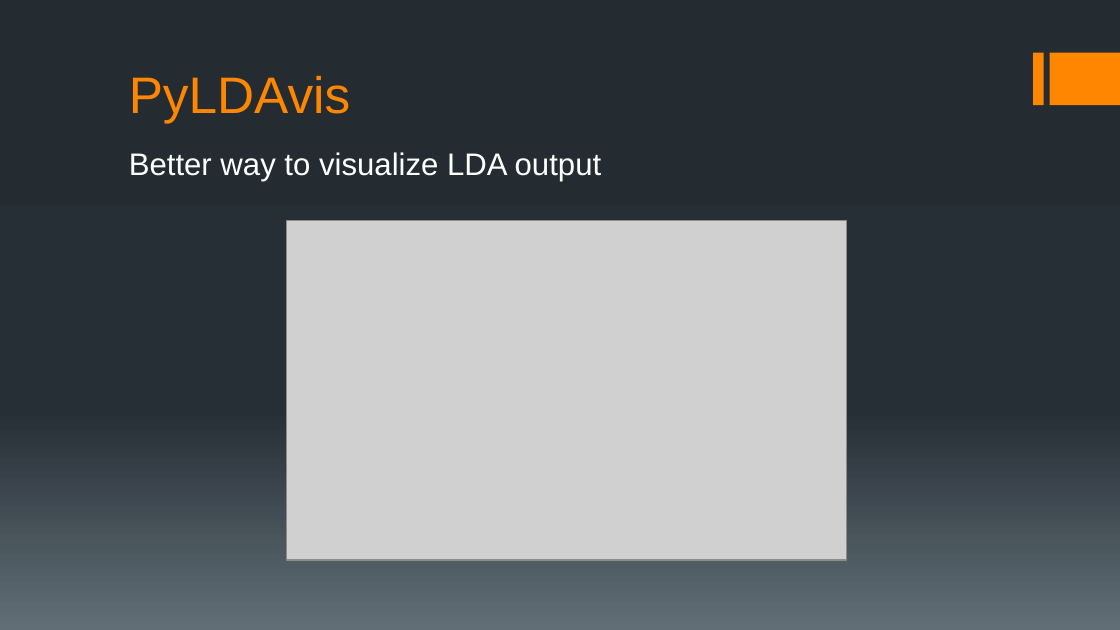
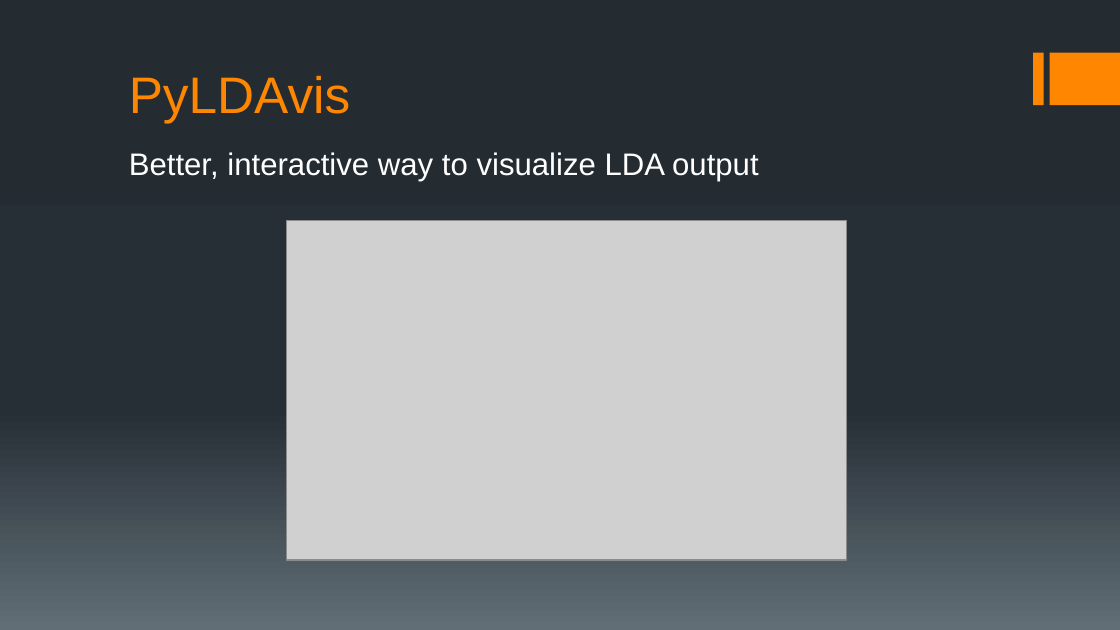
Before and after one commit to chudzikr/Capstone2, a slide deck: slide 15 of reports/Capstone2_Final_Report_Pres.pptx. Drawn at 1120x630 pixels with LibreOffice and Linux fonts; fonts in the diff are those of the drawing; grey boxes stand for pictures. Boxes give left, top, right and bottom in pixels: in the first picture for what was removed or moved away, otherwise in the second. Text is boxed around its words. In the diff, an @@ line names an element or a change of style, - is before the commit and + after.

Commit message:
more edits/tweaks

```diff
--- a/reports/Capstone2_Final_Report_Pres.pptx
+++ b/reports/Capstone2_Final_Report_Pres.pptx
@@ text at (x1=129, y1=152, x2=759, y2=181): text changed @@
-Better way to visualize LDA output
+Better, interactive way to visualize LDA output
```
Also in this commit, not shown: 1 other slide changed, 2 slides added.
